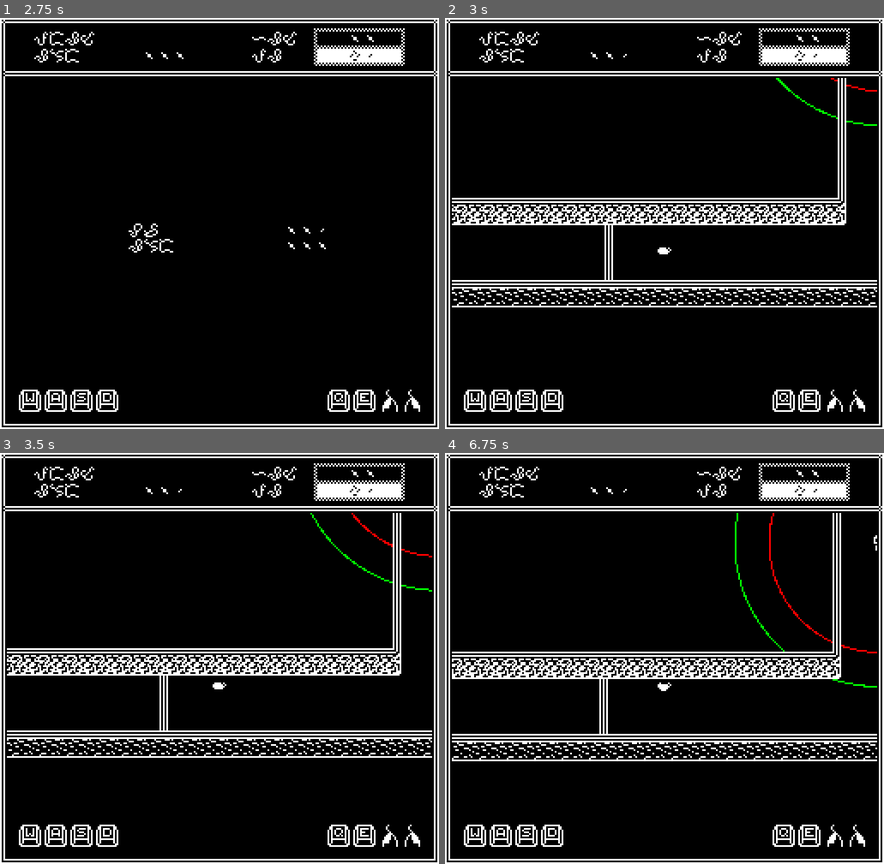
Above: before the commit, frames 1-4 (two rows, left to right).
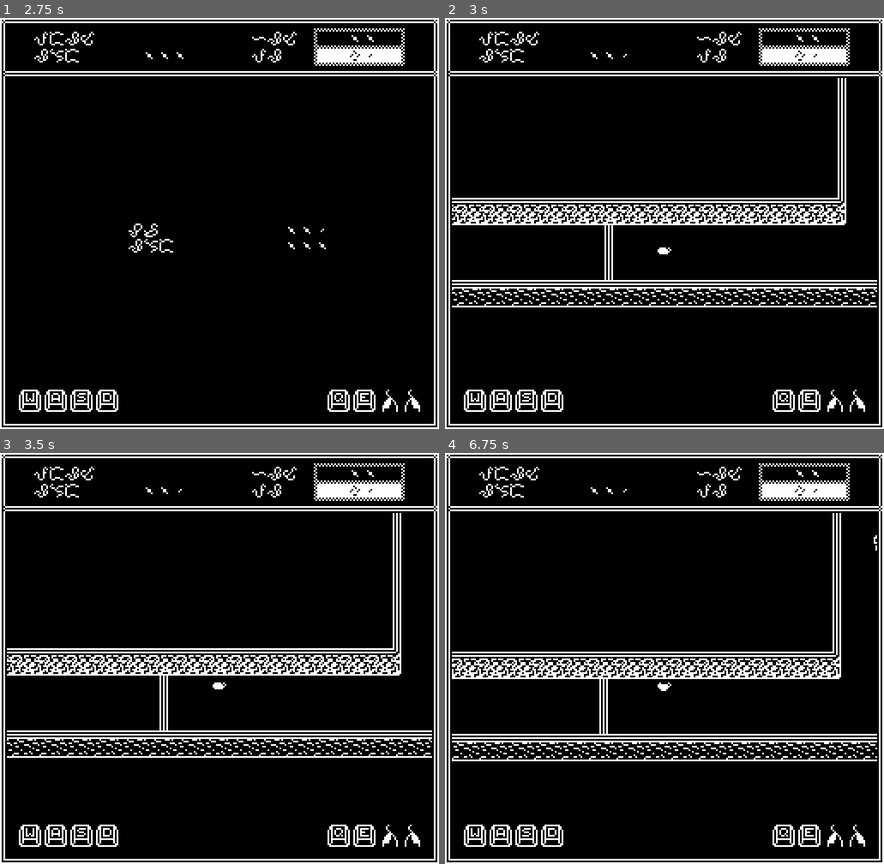
Above: after the commit, the same moments.

Repository: youknowedo/parasito
Game: Godot game, scene res://scenes/Master.tscn
Same seed, same stepped clock (60 frames per second), same inputs: the game is played once before the commit and once after it.
Inputs (mouse positions are in pixels of both pictures, inside the frame that each line leads up to):
- Up to frame 1 (2.75 s): tap Enter at 0.5, 2 s; move the mouse to (316, 202) at 0.52 s; hold D (move_right) 0.53-1.28 s; click (316, 202) at 0.6 s; tap Space at 1.25 s; move the mouse to (131, 244) at 1.27 s; hold S (move_down) 1.28-2.03 s; right-click (131, 244) at 1.35 s; move the mouse to (263, 133) at 2.02 s; hold D (move_right) from 2.03 s (still down); hold E (tertiary_action) from 2.03 s (still down)
- Up to frame 2 (3 s): tap Space at 2.75 s; move the mouse to (642, 305) at 2.77 s; release D (move_right) at 2.78 s; release E (tertiary_action) at 2.78 s; hold W (move_up) from 2.78 s (still down); click (642, 305) at 2.85 s
- Up to frame 3 (3.5 s): keep holding W (move_up)
- Up to frame 4 (6.75 s): move the mouse to (796, 720) at 3.52 s; release W (move_up) at 3.53 s; hold A (move_left) 3.53-5.03 s; right-click (796, 720) at 3.6 s; move the mouse to (532, 596) at 4.27 s; tap E (tertiary_action) at 4.35 s; move the mouse to (686, 658) at 5.02 s; hold S (move_down) 5.03-5.78 s; click (686, 658) at 5.1 s; move the mouse to (598, 555) at 5.77 s; hold D (move_right) 5.78-6.53 s; right-click (598, 555) at 5.85 s; move the mouse to (761, 637) at 6.52 s; hold W (move_up) from 6.53 s (still down); hold E (tertiary_action) from 6.53 s (still down)

Frame 1 is identical in both runs. In frame 2, 0.1% of the frame differs, in the area x 75-99%, y 14-27%; in frame 3, 0.2%; in frame 4, 0.4%, in the area x 66-99%, y 14-58%.

Commit message:
Damaged and knockback

Diff:
--- a/scenes/objects/Grunt.tscn
+++ b/scenes/objects/Grunt.tscn
@@ -10,6 +10,7 @@
 [ext_resource type="Script" uid="uid://dsbx38lh3lgws" path="res://scripts/state_machines/states/host/PMovingState.gd" id="7_vwd7g"]
 [ext_resource type="Script" uid="uid://bdj7pkk3qt1pr" path="res://scripts/state_machines/states/grunt/AttackingState.gd" id="8_np4fa"]
 [ext_resource type="Script" uid="uid://ci8td6weabxx7" path="res://scripts/state_machines/states/shared/DeadState.gd" id="10_ccgb1"]
+[ext_resource type="Script" uid="uid://cep71oicapwn5" path="res://scripts/state_machines/states/shared/Damaged.gd" id="11_vwd7g"]
 
 [sub_resource type="Animation" id="Animation_bxurt"]
 resource_name = "Attack"
@@ -1089,6 +1090,10 @@
 [node name="Dead" type="Node" parent="StateMachine"]
 script = ExtResource("10_ccgb1")
 
+[node name="Damaged" type="Node" parent="StateMachine"]
+script = ExtResource("11_vwd7g")
+weight = 3
+
 [node name="RichTextLabel" type="RichTextLabel" parent="."]
 offset_right = 40.0
 offset_bottom = 40.0
--- a/scenes/objects/Player.tscn
+++ b/scenes/objects/Player.tscn
@@ -8,6 +8,7 @@
 [ext_resource type="Script" uid="uid://tq4onar0q642" path="res://scripts/state_machines/states/player/LungingState.gd" id="6_ojp0b"]
 [ext_resource type="Script" uid="uid://du8n1rdlk1kju" path="res://scripts/state_machines/states/player/Possessing.gd" id="7_ekumq"]
 [ext_resource type="Script" uid="uid://ci8td6weabxx7" path="res://scripts/state_machines/states/shared/DeadState.gd" id="8_n4knn"]
+[ext_resource type="Script" uid="uid://cep71oicapwn5" path="res://scripts/state_machines/states/shared/Damaged.gd" id="9_2i02n"]
 
 [sub_resource type="Animation" id="Animation_7pqvu"]
 resource_name = "Dead"
@@ -168,4 +169,7 @@
 [node name="Dead" type="Node" parent="StateMachine"]
 script = ExtResource("8_n4knn")
 
+[node name="Damaged" type="Node" parent="StateMachine"]
+script = ExtResource("9_2i02n")
+
 [connection signal="body_entered" from="Area2D" to="StateMachine/Lunging" method="_on_body_entered"]
--- a/scenes/objects/Shooter.tscn
+++ b/scenes/objects/Shooter.tscn
@@ -12,6 +12,7 @@
 [ext_resource type="PackedScene" uid="uid://bk5brchyxcvhu" path="res://scenes/objects/Projectile.tscn" id="9_bd1nq"]
 [ext_resource type="Script" uid="uid://ci8td6weabxx7" path="res://scripts/state_machines/states/shared/DeadState.gd" id="11_pis81"]
 [ext_resource type="Script" uid="uid://bau3ttwh3aect" path="res://scripts/state_machines/states/host/DashingState.gd" id="12_ad3xa"]
+[ext_resource type="Script" uid="uid://cep71oicapwn5" path="res://scripts/state_machines/states/shared/Damaged.gd" id="13_0a6ld"]
 
 [sub_resource type="Animation" id="Animation_bxurt"]
 resource_name = "Attacking"
@@ -384,6 +385,9 @@
 script = ExtResource("12_ad3xa")
 dash_force = 5000.0
 
+[node name="Damaged" type="Node" parent="StateMachine"]
+script = ExtResource("13_0a6ld")
+
 [node name="RichTextLabel" type="RichTextLabel" parent="."]
 offset_right = 40.0
 offset_bottom = 40.0
--- a/scenes/rooms/Cave2.tscn
+++ b/scenes/rooms/Cave2.tscn
@@ -1,7 +1,13 @@
-[gd_scene load_steps=3 format=4 uid="uid://dlondiawiw4sf"]
+[gd_scene load_steps=4 format=4 uid="uid://dlondiawiw4sf"]
 
 [ext_resource type="Script" uid="uid://da87kel7wco1r" path="res://scripts/Room.gd" id="1_0bxdv"]
 [ext_resource type="TileSet" uid="uid://tuw6rbxhuq2g" path="res://tilesets/Cave.tres" id="2_vfwsg"]
+
+[sub_resource type="NavigationPolygon" id="NavigationPolygon_i1mwm"]
+vertices = PackedVector2Array(60, -40, 108, -40, 108, 40, 76, 40, -77, 24, -29, -8, 76, 72, -77, 72, -109, 24, -109, -56, -84, -8, -84, -56, -29, -72, 60, -72)
+polygons = Array[PackedInt32Array]([PackedInt32Array(0, 1, 2, 3, 4, 5), PackedInt32Array(3, 6, 7, 4), PackedInt32Array(4, 8, 9, 10), PackedInt32Array(9, 11, 10), PackedInt32Array(4, 10, 5), PackedInt32Array(0, 5, 12, 13)])
+outlines = Array[PackedVector2Array]([PackedVector2Array(-117, -64, -117, 32, -85, 32, -85, 80, 84, 80, 84, 48, 116, 48, 116, -48, 68, -48, 68, -80, -85, -80, -85, -64), PackedVector2Array(-76, -64, -37, -64, -37, -16, -76, -16)])
+agent_radius = 8.0
 
 [node name="Cave1" type="Node2D" node_paths=PackedStringArray("exit_point", "player_spawn_point", "spawn_points")]
 script = ExtResource("1_0bxdv")
@@ -21,3 +27,14 @@
 
 [node name="SpawnPoint1" type="Node2D" parent="."]
 position = Vector2(64, -16)
+
+[node name="NavigationRegion2D" type="NavigationRegion2D" parent="."]
+navigation_polygon = SubResource("NavigationPolygon_i1mwm")
+
+[node name="NavigationLink2D" type="NavigationLink2D" parent="."]
+start_position = Vector2(-84, -56)
+end_position = Vector2(-77, -72)
+
+[node name="NavigationLink2D2" type="NavigationLink2D" parent="."]
+start_position = Vector2(-77, -72)
+end_position = Vector2(-29, -72)
--- a/scripts/Entity.gd
+++ b/scripts/Entity.gd
@@ -25,6 +25,10 @@
 
 	if health <= 0 && state_machine:
 		state_machine.change_state("Dead")
+	else:
+		state_machine.change_state("Damaged", {
+			"by": by
+		})
 
 func _on_damaged(_by: Entity):
 	pass
--- a/scripts/entities/Hostile.gd
+++ b/scripts/entities/Hostile.gd
@@ -17,9 +17,9 @@
 var raycast_collision_point = Vector2.ZERO
 
 func _draw():
-	draw_circle(Vector2.ZERO, vision_area_collider.shape.radius, Color(0, 1, 0), false, 1)
-	draw_circle(attack_range_area.position, attack_range_area_collider.shape.radius, Color(1, 0, 0), false, 1)
-	draw_line(Vector2.ZERO, raycast_collision_point, Color(0, 0, 1))
+	# draw_circle(Vector2.ZERO, vision_area_collider.shape.radius, Color(0, 1, 0), false, 1)
+	# draw_circle(attack_range_area.position, attack_range_area_collider.shape.radius, Color(1, 0, 0), false, 1)
+	# draw_line(Vector2.ZERO, raycast_collision_point, Color(0, 0, 1))
 	_on_draw()
 
 func _on_draw():
--- a/scripts/state_machines/State.gd
+++ b/scripts/state_machines/State.gd
@@ -1,4 +1,8 @@
 class_name State extends Node
+
+
+const DAMAGED = "Damaged"
+const DEAD = "Dead"
 
 var state_machine: StateMachine = null
 
--- a/scripts/state_machines/states/host/HostState.gd
+++ b/scripts/state_machines/states/host/HostState.gd
@@ -3,7 +3,6 @@
 const ROAMING = "Roaming"
 const CHASING = "Chasing"
 const ATTACKING = "Attacking"
-const DEAD = "Dead"
 const P_IDLE = "PIdle"
 const P_MOVING = "PMoving"
 const DASHING = "Dashing"
--- a/scripts/state_machines/states/player/PlayerState.gd
+++ b/scripts/state_machines/states/player/PlayerState.gd
@@ -4,7 +4,6 @@
 const MOVING = "Moving"
 const LUNGING = "Lunging"
 const POSSESSING = "Possessing"
-const DEAD = "Dead"
 
 func _ready() -> void:
 	await owner.ready
--- /dev/null
+++ b/scripts/state_machines/states/shared/Damaged.gd
@@ -0,0 +1,39 @@
+class_name Damaged extends State
+
+@export var weight: int = 1
+var timer = 0.0
+var by: Entity
+var previous_state_path: String
+var knock_back_direction: Vector2
+
+func enter(_previous_state_path: String, _data: Dictionary = {
+	by: null
+}):
+	if entity.health <= 0:
+		finished.emit(DEAD)
+		return
+
+	if _previous_state_path != DAMAGED:
+		previous_state_path = _previous_state_path
+	timer = 0.2
+
+	by = _data.by
+	var direction = -entity.to_local(by.global_position).normalized() if by else Vector2.ZERO
+	var angle = atan2(direction.y, direction.x)
+	var rounded_angle = (PI / 4) * round(angle / (PI / 4))
+	knock_back_direction = Vector2(cos(rounded_angle), sin(rounded_angle))
+
+func update(_delta: float) -> void:
+	state_machine.sprite.visible = !state_machine.sprite.visible
+
+	timer -= _delta
+	if timer <= 0:
+		finished.emit(previous_state_path, {
+			"by": by
+		})
+
+	entity.velocity = knock_back_direction * 3000 * _delta * (1.0 / weight)
+	entity.move_and_slide()
+
+func exit() -> void:
+	state_machine.sprite.visible = true
Not shown: 1 places in scenes/objects/Grunt.tscn that only renumber resources
Not shown: 1 places in scenes/objects/Player.tscn that only renumber resources
Not shown: 1 places in scenes/objects/Shooter.tscn that only renumber resources
Not shown, added: scripts/state_machines/states/shared/Damaged.gd.uid
